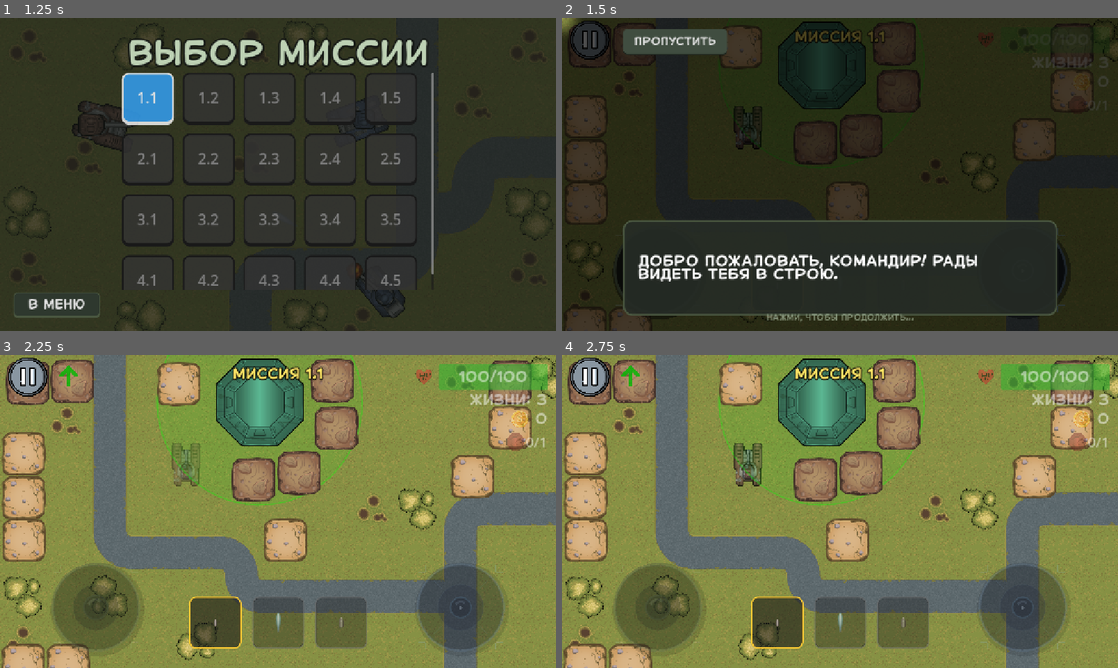
Above: before the commit, frames 1-4 (two rows, left to right).
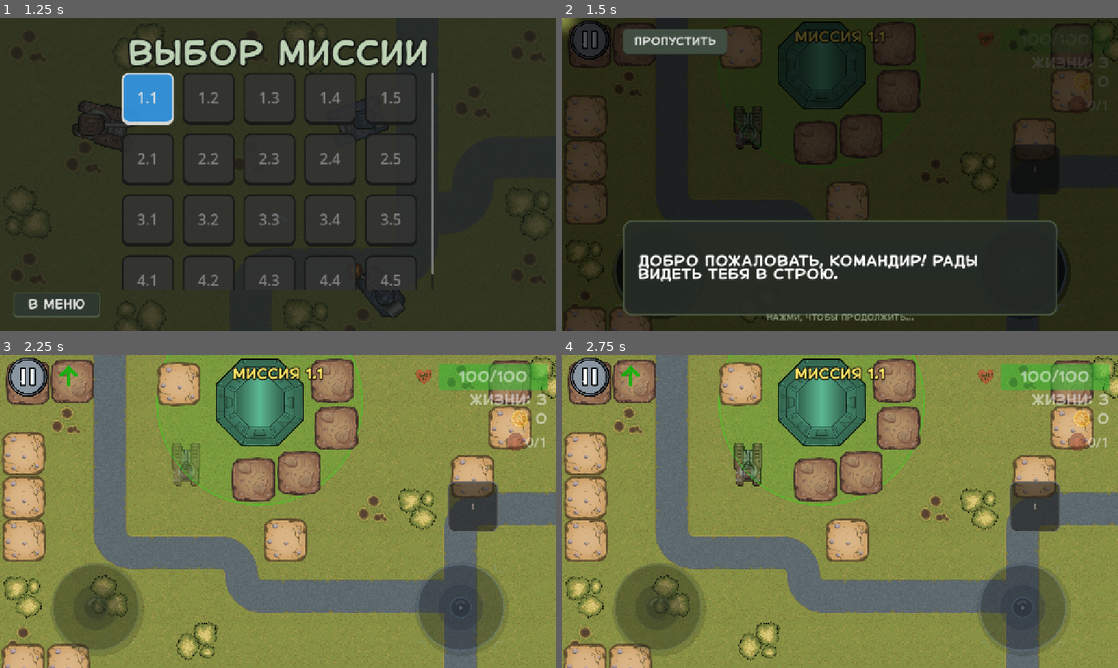
Above: after the commit, the same moments.

Repository: top-it-090304/Selyavi
Game: Godot game, scene res://scenes/MenuScenes/Menu.tscn
The game is run twice, just before and just after one commit, with the same random seed, the same clock (stepped at 60 frames per second) and the same inputs. Sound files missing from this copy of the repository are replaced by a short silence.
Inputs:
- Up to frame 1 (1.25 s): click "Миссии" at 0.5 s
- Up to frame 2 (1.5 s): click "1.1" at 1.25 s
- Up to frame 3 (2.25 s): click "ПРОПУСТИТЬ" at 2 s
- Up to frame 4 (2.75 s): no input

Frame 1 is identical in both runs. In frame 2, 0.3% of the frame differs, in the area x 80-90%, y 40-57%; in frame 3, 5.8%, in the area x 34-90%, y 40-94%; in frame 4, 5.8%.

Commit message:
new ammunition changing system

Diff:
--- a/scripts/HUD.gd
+++ b/scripts/HUD.gd
@@ -19,6 +19,11 @@
 var _destroyed_count: int = 0
 var _player
 var _ammo_buttons = {}
+var _ammo_main_slot: Panel
+var _ammo_option_slots: Array[Panel] = []
+var _ammo_options_open: bool = false
+var _ammo_options_tween: Tween
+var _ammo_ui_mode: String = "classic"
 
 # Параметры маркеров
 var _level_time: float = 0.0
@@ -40,7 +45,11 @@
 }
 
 const AMMO_BTN_SIZE = 120
+const AMMO_MAIN_BTN_SIZE = 116
 const AMMO_DEFAULT_LOADOUT = [2, 0, 1]
+const AMMO_UI_CLASSIC = "classic"
+const AMMO_UI_POPUP = "popup"
+const AMMO_POPUP_OFFSETS = [Vector2(-140, -105), Vector2(-170, 0), Vector2(-140, 105)]
 
 func _ready():
 	add_to_group("hud")
@@ -107,6 +116,7 @@
 func _on_settings_changed_hud():
 	_apply_lefty_joystick_layout()
 	_load_marker_settings()
+	_setup_ammo_selection()
 
 func activate_radar():
 	if get_tree().has_group("tutorial"): return
@@ -281,7 +291,36 @@
 func _on_money_changed(m): if _moneyLabel: _moneyLabel.text = str(m)
 
 func _setup_ammo_selection():
-	if has_node("AmmoPanelContainer"): get_node("AmmoPanelContainer").queue_free()
+	_clear_ammo_selection()
+	_ammo_ui_mode = _get_ammo_ui_mode()
+	if _ammo_ui_mode == AMMO_UI_POPUP:
+		_setup_popup_ammo_selection()
+	else:
+		_setup_classic_ammo_selection()
+
+	if _player != null and is_instance_valid(_player):
+		_on_ammo_changed(_player.get("_current_ammo_slot"))
+
+func _clear_ammo_selection():
+	if has_node("AmmoPanelContainer"):
+		get_node("AmmoPanelContainer").queue_free()
+	if has_node("AmmoPopupContainer"):
+		get_node("AmmoPopupContainer").queue_free()
+	_ammo_buttons.clear()
+	_ammo_option_slots.clear()
+	_ammo_main_slot = null
+	_ammo_options_open = false
+	if _ammo_options_tween:
+		_ammo_options_tween.kill()
+		_ammo_options_tween = null
+
+func _get_ammo_ui_mode() -> String:
+	if SaveManager == null:
+		return AMMO_UI_CLASSIC
+	var mode = str(SaveManager.get_setting("game", "ammo_ui_mode", AMMO_UI_CLASSIC))
+	return mode if mode == AMMO_UI_POPUP else AMMO_UI_CLASSIC
+
+func _setup_classic_ammo_selection():
 	var ammo_container = CenterContainer.new()
 	ammo_container.name = "AmmoPanelContainer"
 	add_child(ammo_container)
@@ -294,28 +333,132 @@
 	ammo_panel.name = "AmmoPanel"
 	ammo_panel.add_theme_constant_override("separation", 25)
 	ammo_container.add_child(ammo_panel)
-	var loadout = AMMO_DEFAULT_LOADOUT
+
+	var loadout = _get_current_ammo_loadout()
+	for i in range(3):
+		var ammo_id = loadout[i] if i < loadout.size() else AMMO_DEFAULT_LOADOUT[i]
+		var slot = _create_ammo_slot(ammo_id, i, AMMO_BTN_SIZE, true)
+		ammo_panel.add_child(slot)
+		_ammo_buttons[i] = slot
+
+func _setup_popup_ammo_selection():
+	var popup_root = Control.new()
+	popup_root.name = "AmmoPopupContainer"
+	popup_root.custom_minimum_size = Vector2(AMMO_MAIN_BTN_SIZE, AMMO_MAIN_BTN_SIZE)
+	add_child(popup_root)
+	popup_root.set_anchors_preset(Control.PRESET_BOTTOM_RIGHT)
+	popup_root.offset_left = -250
+	popup_root.offset_top = -430
+	popup_root.offset_right = -130
+	popup_root.offset_bottom = -310
+
+	var loadout = _get_current_ammo_loadout()
+	var selected_slot := 0
+	if _player != null and is_instance_valid(_player):
+		selected_slot = clampi(int(_player.get("_current_ammo_slot")), 0, 2)
+	var selected_ammo = loadout[selected_slot] if selected_slot < loadout.size() else AMMO_DEFAULT_LOADOUT[selected_slot]
+
+	_ammo_main_slot = _create_ammo_slot(selected_ammo, -1, AMMO_MAIN_BTN_SIZE, false)
+	_ammo_main_slot.position = Vector2.ZERO
+	popup_root.add_child(_ammo_main_slot)
+	var main_btn = TouchScreenButton.new()
+	main_btn.shape = RectangleShape2D.new()
+	main_btn.shape.size = Vector2(AMMO_MAIN_BTN_SIZE, AMMO_MAIN_BTN_SIZE)
+	main_btn.position = Vector2(AMMO_MAIN_BTN_SIZE / 2.0, AMMO_MAIN_BTN_SIZE / 2.0)
+	main_btn.pressed.connect(_toggle_ammo_options)
+	_ammo_main_slot.add_child(main_btn)
+
+	for i in range(3):
+		var ammo_id = loadout[i] if i < loadout.size() else AMMO_DEFAULT_LOADOUT[i]
+		var opt = _create_ammo_slot(ammo_id, i, AMMO_BTN_SIZE, true)
+		opt.position = Vector2((AMMO_MAIN_BTN_SIZE - AMMO_BTN_SIZE) * 0.5, (AMMO_MAIN_BTN_SIZE - AMMO_BTN_SIZE) * 0.5)
+		opt.modulate.a = 0.0
+		opt.scale = Vector2(0.65, 0.65)
+		opt.visible = false
+		popup_root.add_child(opt)
+		_ammo_option_slots.append(opt)
+		_ammo_buttons[i] = opt
+
+func _get_current_ammo_loadout() -> Array[int]:
 	if _player != null and is_instance_valid(_player) and _player.has_method("get_ammo_loadout"):
-		loadout = _player.get_ammo_loadout()
-	for i in range(3):
-		var slot = Panel.new()
-		slot.custom_minimum_size = Vector2(AMMO_BTN_SIZE, AMMO_BTN_SIZE)
-		var style = StyleBoxFlat.new()
-		style.bg_color = Color(0.1, 0.1, 0.1, 0.6); style.set_corner_radius_all(15); style.border_color = Color(0.4, 0.4, 0.4); style.set_border_width_all(3)
-		slot.add_theme_stylebox_override("panel", style)
-		ammo_panel.add_child(slot)
-		var icon = TextureRect.new()
-		var ammo_id = loadout[i] if i < loadout.size() else AMMO_DEFAULT_LOADOUT[i]
-		icon.texture = load(_ammo_icon_path(ammo_id)); icon.expand_mode = TextureRect.EXPAND_IGNORE_SIZE; icon.stretch_mode = TextureRect.STRETCH_KEEP_ASPECT_CENTERED
-		icon.set_anchors_and_offsets_preset(Control.PRESET_FULL_RECT); icon.offset_left = 18; icon.offset_top = 18; icon.offset_right = -18; icon.offset_bottom = -18
-		slot.add_child(icon)
-		var cooldown = Panel.new(); var cd_style = StyleBoxFlat.new(); cd_style.bg_color = Color(0, 0, 0, 0.7); cd_style.set_corner_radius_all(15)
-		cooldown.add_theme_stylebox_override("panel", cd_style); cooldown.set_anchors_and_offsets_preset(Control.PRESET_FULL_RECT); cooldown.visible = false
-		cooldown.name = "Cooldown"; slot.add_child(cooldown)
-		var touch_btn = TouchScreenButton.new(); touch_btn.shape = RectangleShape2D.new(); touch_btn.shape.size = Vector2(AMMO_BTN_SIZE, AMMO_BTN_SIZE)
-		touch_btn.position = Vector2(AMMO_BTN_SIZE/2, AMMO_BTN_SIZE/2)
-		touch_btn.pressed.connect(func(): if _player: _player._on_ammo_selected(i))
-		slot.add_child(touch_btn); _ammo_buttons[i] = slot
+		return _player.get_ammo_loadout()
+	return [AMMO_DEFAULT_LOADOUT[0], AMMO_DEFAULT_LOADOUT[1], AMMO_DEFAULT_LOADOUT[2]]
+
+func _create_ammo_slot(ammo_id: int, slot_idx: int, size: int, connect_select: bool) -> Panel:
+	var slot = Panel.new()
+	slot.custom_minimum_size = Vector2(size, size)
+	var style = StyleBoxFlat.new()
+	style.bg_color = Color(0.1, 0.1, 0.1, 0.6)
+	style.set_corner_radius_all(15)
+	style.border_color = Color(0.4, 0.4, 0.4)
+	style.set_border_width_all(3)
+	slot.add_theme_stylebox_override("panel", style)
+
+	var icon = TextureRect.new()
+	icon.name = "Icon"
+	icon.texture = load(_ammo_icon_path(ammo_id))
+	icon.expand_mode = TextureRect.EXPAND_IGNORE_SIZE
+	icon.stretch_mode = TextureRect.STRETCH_KEEP_ASPECT_CENTERED
+	icon.set_anchors_and_offsets_preset(Control.PRESET_FULL_RECT)
+	icon.offset_left = 18; icon.offset_top = 18; icon.offset_right = -18; icon.offset_bottom = -18
+	slot.add_child(icon)
+
+	var cooldown = Panel.new()
+	var cd_style = StyleBoxFlat.new()
+	cd_style.bg_color = Color(0, 0, 0, 0.7)
+	cd_style.set_corner_radius_all(15)
+	cooldown.add_theme_stylebox_override("panel", cd_style)
+	cooldown.set_anchors_and_offsets_preset(Control.PRESET_FULL_RECT)
+	cooldown.visible = false
+	cooldown.name = "Cooldown"
+	slot.add_child(cooldown)
+
+	if connect_select:
+		var touch_btn = TouchScreenButton.new()
+		touch_btn.shape = RectangleShape2D.new()
+		touch_btn.shape.size = Vector2(size, size)
+		touch_btn.position = Vector2(size / 2.0, size / 2.0)
+		touch_btn.pressed.connect(func():
+			if _player:
+				_player._on_ammo_selected(slot_idx)
+			if _ammo_ui_mode == AMMO_UI_POPUP:
+				_set_ammo_options_open(false)
+		)
+		slot.add_child(touch_btn)
+
+	return slot
+
+func _toggle_ammo_options():
+	_set_ammo_options_open(not _ammo_options_open)
+
+func _set_ammo_options_open(open: bool):
+	if _ammo_ui_mode != AMMO_UI_POPUP:
+		return
+	if _ammo_options_tween:
+		_ammo_options_tween.kill()
+		_ammo_options_tween = null
+
+	_ammo_options_open = open
+	_ammo_options_tween = create_tween().set_parallel(true)
+
+	for i in range(_ammo_option_slots.size()):
+		var slot = _ammo_option_slots[i]
+		var base_pos = Vector2((AMMO_MAIN_BTN_SIZE - AMMO_BTN_SIZE) * 0.5, (AMMO_MAIN_BTN_SIZE - AMMO_BTN_SIZE) * 0.5)
+		if open:
+			slot.visible = true
+			_ammo_options_tween.tween_property(slot, "position", base_pos + AMMO_POPUP_OFFSETS[i], 0.2).set_trans(Tween.TRANS_BACK).set_ease(Tween.EASE_OUT)
+			_ammo_options_tween.tween_property(slot, "modulate:a", 1.0, 0.18)
+			_ammo_options_tween.tween_property(slot, "scale", Vector2.ONE, 0.2).set_trans(Tween.TRANS_BACK).set_ease(Tween.EASE_OUT)
+		else:
+			_ammo_options_tween.tween_property(slot, "position", base_pos, 0.16).set_trans(Tween.TRANS_CUBIC).set_ease(Tween.EASE_IN)
+			_ammo_options_tween.tween_property(slot, "modulate:a", 0.0, 0.14)
+			_ammo_options_tween.tween_property(slot, "scale", Vector2(0.65, 0.65), 0.16).set_trans(Tween.TRANS_CUBIC).set_ease(Tween.EASE_IN)
+
+	if not open:
+		_ammo_options_tween.finished.connect(func():
+			for slot in _ammo_option_slots:
+				slot.visible = false
+		)
 
 func _ammo_icon_path(ammo_id: int) -> String:
 	match ammo_id:
@@ -341,6 +484,19 @@
 func _update_ammo_cooldowns():
 	if _player == null or not is_instance_valid(_player): return
 	var timer = _player.get("_shoot_timer")
+	if _ammo_ui_mode == AMMO_UI_POPUP and _ammo_main_slot != null:
+		var main_cd = _ammo_main_slot.get_node("Cooldown")
+		if timer and not timer.is_stopped():
+			main_cd.visible = true
+			var main_ratio = timer.time_left / timer.wait_time
+			main_cd.anchor_top = 1.0 - main_ratio
+			main_cd.anchor_bottom = 1.0
+			main_cd.offset_top = 0
+			main_cd.offset_bottom = 0
+		else:
+			main_cd.visible = false
+		return
+
 	for i in range(3):
 		if not _ammo_buttons.has(i): continue
 		var slot = _ammo_buttons[i]
@@ -351,6 +507,13 @@
 		else: cd.visible = false
 
 func _on_ammo_changed(type):
+	type = int(type)
+	var loadout = _get_current_ammo_loadout()
+	if _ammo_ui_mode == AMMO_UI_POPUP and _ammo_main_slot != null:
+		var selected_ammo = loadout[type] if type >= 0 and type < loadout.size() else AMMO_DEFAULT_LOADOUT[0]
+		var main_icon = _ammo_main_slot.get_node_or_null("Icon") as TextureRect
+		if main_icon != null:
+			main_icon.texture = load(_ammo_icon_path(selected_ammo))
 	for i in _ammo_buttons:
 		var slot = _ammo_buttons[i]
 		var style = slot.get_theme_stylebox("panel").duplicate()
--- a/scripts/SaveManager.gd
+++ b/scripts/SaveManager.gd
@@ -39,6 +39,7 @@
 		"scope_enabled": true,
 		"aim_assist": true,
 		"lefty_mode": false,
+		"ammo_ui_mode": "popup",
 		"camera_fov": 80.0,
 		"marker_scale": 1.0,
 		"graphics_quality": "high"
@@ -65,6 +66,7 @@
 		settings_data["game"]["scope_enabled"] = config.get_value("game", "scope_enabled", true)
 		settings_data["game"]["aim_assist"] = config.get_value("game", "aim_assist", true)
 		settings_data["game"]["lefty_mode"] = config.get_value("game", "lefty_mode", false)
+		settings_data["game"]["ammo_ui_mode"] = config.get_value("game", "ammo_ui_mode", "popup")
 		settings_data["game"]["camera_fov"] = config.get_value("game", "camera_fov", 80.0)
 		settings_data["game"]["marker_scale"] = config.get_value("game", "marker_scale", 1.0)
 		settings_data["game"]["graphics_quality"] = config.get_value("game", "graphics_quality", "high")
@@ -78,6 +80,7 @@
 	config.set_value("game", "scope_enabled", settings_data["game"]["scope_enabled"])
 	config.set_value("game", "aim_assist", settings_data["game"]["aim_assist"])
 	config.set_value("game", "lefty_mode", settings_data["game"]["lefty_mode"])
+	config.set_value("game", "ammo_ui_mode", settings_data["game"]["ammo_ui_mode"])
 	config.set_value("game", "camera_fov", settings_data["game"]["camera_fov"])
 	config.set_value("game", "marker_scale", settings_data["game"]["marker_scale"])
 	config.set_value("game", "graphics_quality", settings_data["game"]["graphics_quality"])
